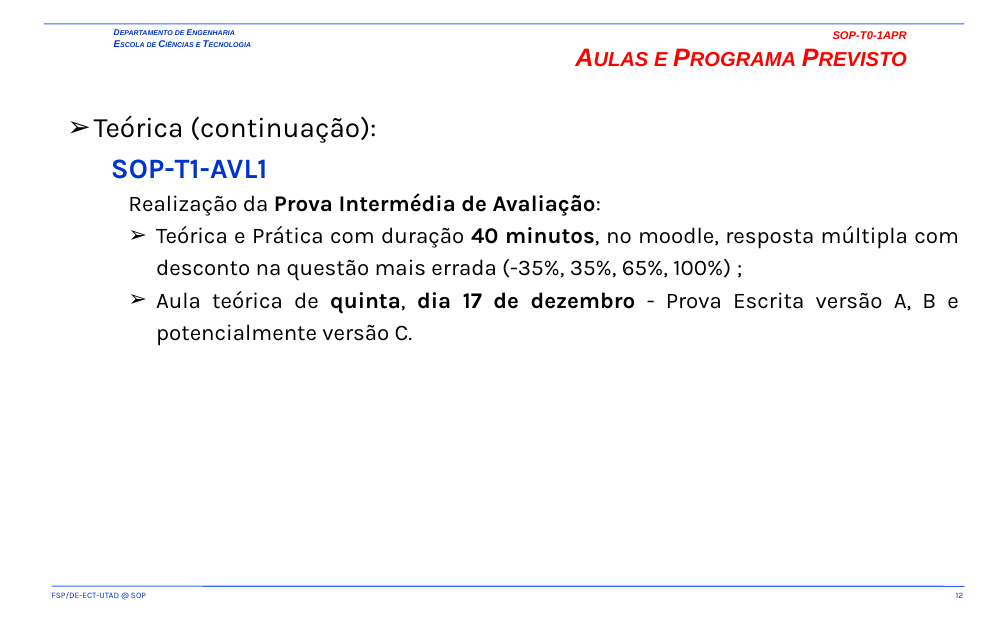
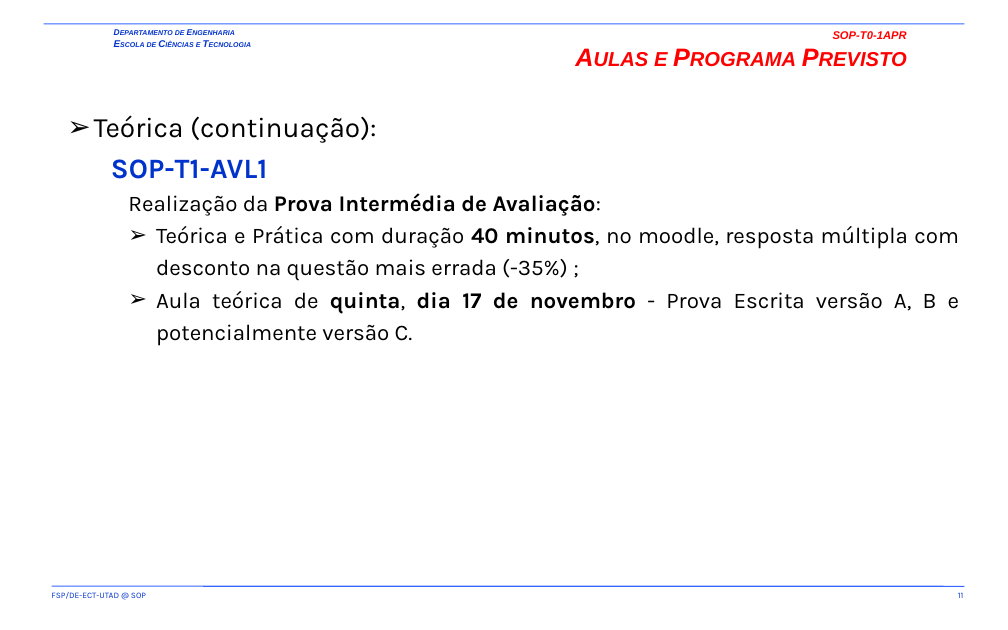
Before and after one commit to fsp864/UTAD-SOP, a slide deck: slide 11 of aulas/t/SOP-T0-1APR.pptx (slide 12 before the commit). Drawn at 1008x630 pixels with LibreOffice and Linux fonts; fonts in the diff are those of the drawing; background and template pictures are left out. Boxes give left, top, right and bottom in pixels: in the first picture for what was removed or moved away, otherwise in the second. Text is boxed around its words. In the diff, an @@ line names an element or a change of style, - is before the commit and + after.

```diff
--- a/aulas/t/SOP-T0-1APR.pptx
+++ b/aulas/t/SOP-T0-1APR.pptx
@@ text at (156,226,959,346): text changed @@
-    ➢ Teórica e Prática com duração 40 minutos, no moodle, resposta múltipla com desconto na questão mais errada (-35%, 35%, 65%, 100%) ;
-    ➢ Aula teórica de quinta, dia 17 de dezembro - Prova Escrita versão A, B e potencialmente versão C.
+    ➢ Teórica e Prática com duração 40 minutos, no moodle, resposta múltipla com desconto na questão mais errada (-35%) ;
+    ➢ Aula teórica de quinta, dia 17 de novembro - Prova Escrita versão A, B e potencialmente versão C.
@@ page number at (958,592,964,598): text changed @@
-12
+11
```
Also in this commit, not shown: 4 other slides changed, 1 slide removed, 13 other files.
